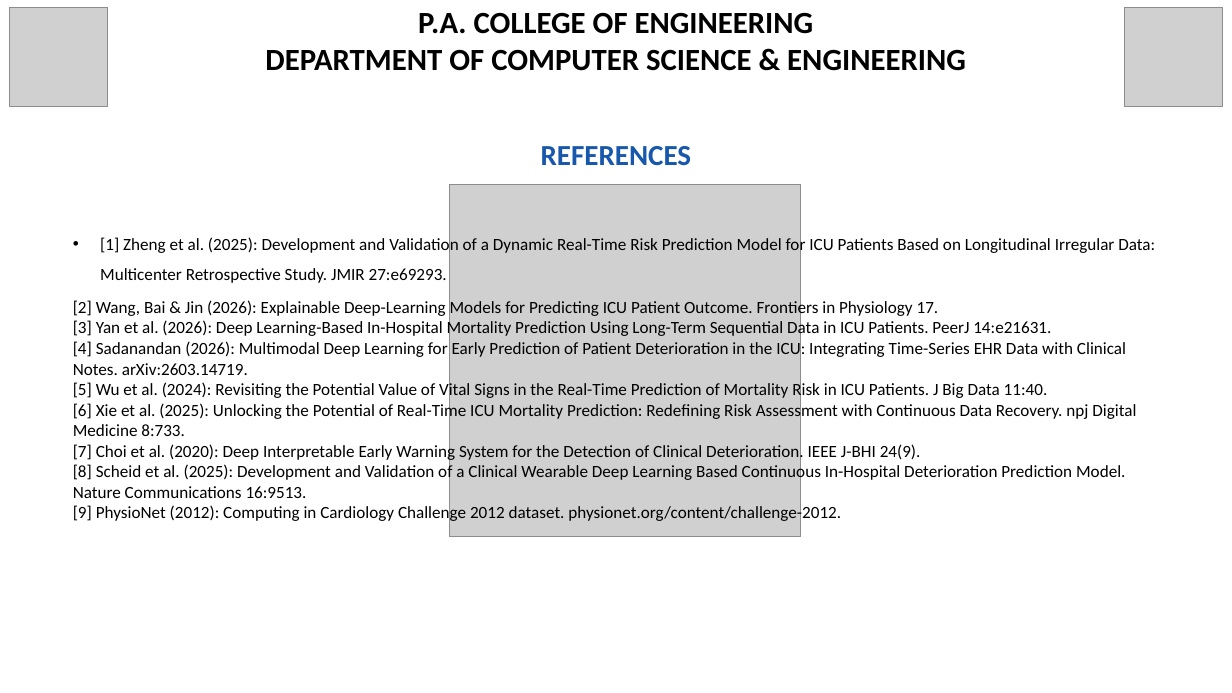
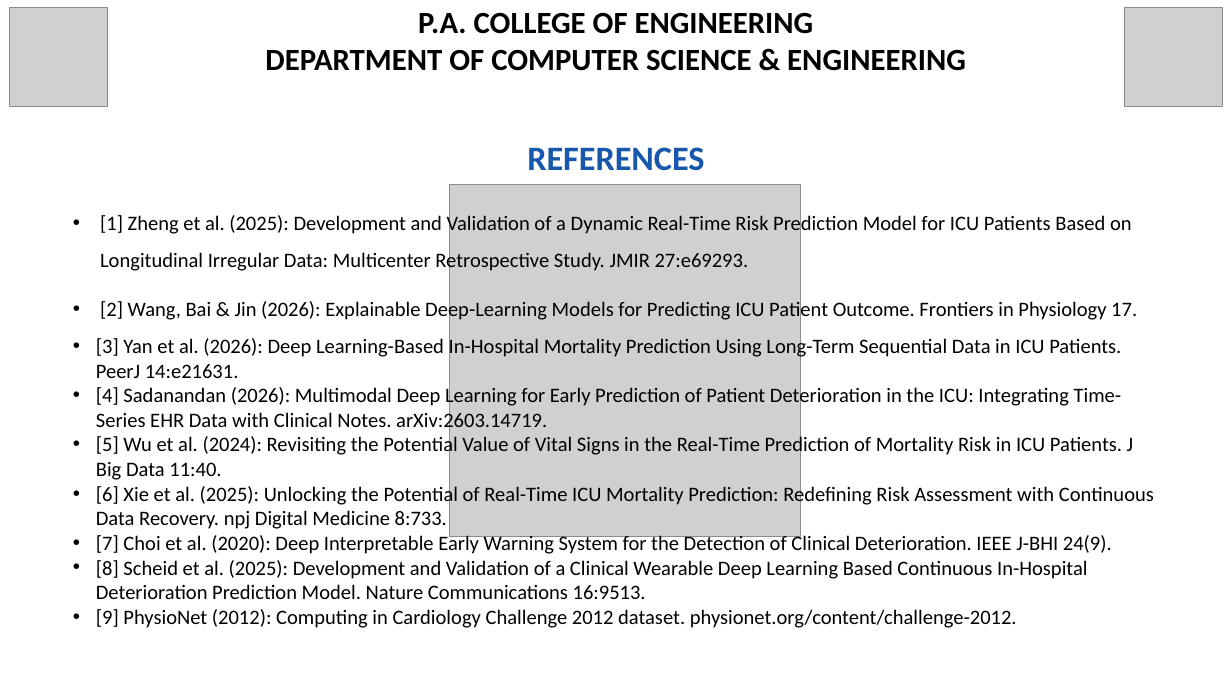
Before and after one commit to Dinaltium/SynCura, a slide deck: slide 15 of ppt/SynCura_Deck_V3_FINAL.pptx. Drawn at 1232x693 pixels with LibreOffice and Linux fonts; fonts in the diff are those of the drawing; grey boxes stand for pictures. Boxes give left, top, right and bottom in pixels: in the first picture for what was removed or moved away, otherwise in the second. Text is boxed around its words. In the diff, an @@ line names an element or a change of style, - is before the commit and + after.

Commit message:
adjust deck fonts and alignment

```diff
--- a/ppt/SynCura_Deck_V3_FINAL.pptx
+++ b/ppt/SynCura_Deck_V3_FINAL.pptx
@@ text "REFERENCES" at [527, 147, 704, 171]: size 34 to 40 pt @@
@@ text "[1] Zheng et al. (2025): ...": place and size @@
-text "[1] Zheng et al. (2025): ..." at [73, 236, 1155, 524]
+text "[1] Zheng et al. (2025): ..." at [96, 213, 1154, 628]
@@ text "[1] Zheng et al. (2025): ..." at [96, 213, 1154, 628]: size 20 to 24 pt; bullet none to •; line spacing 1 to 1.5; more space between paragraphs @@
```
Also in this commit, not shown: 12 other slides changed.
